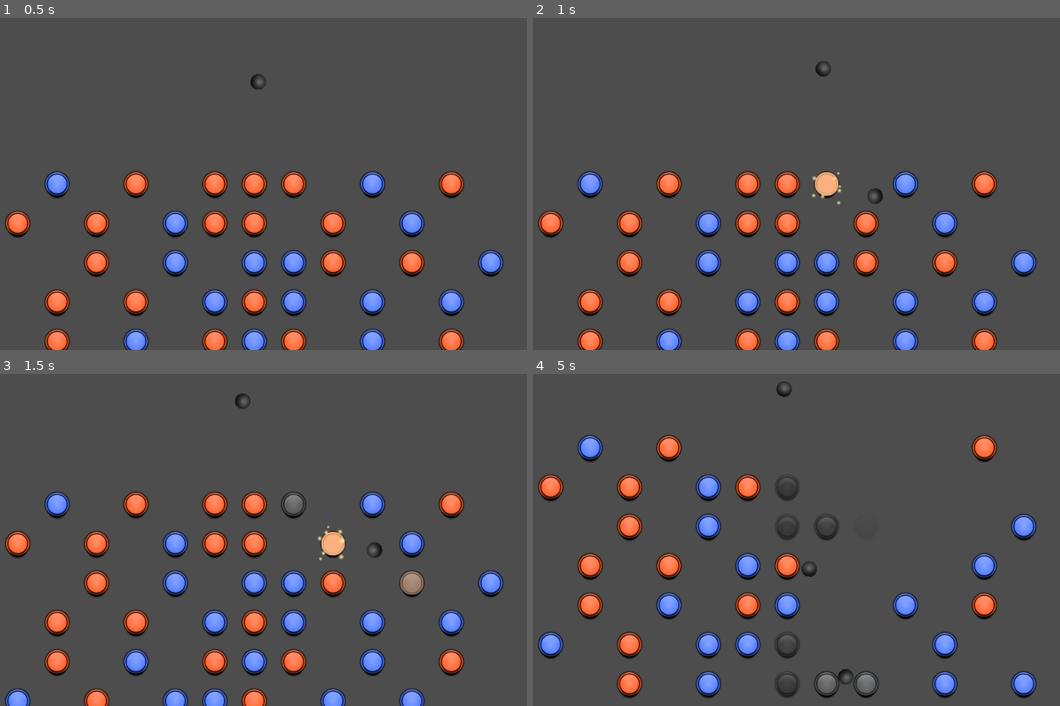
Above: before the commit, frames 1-4 (two rows, left to right).
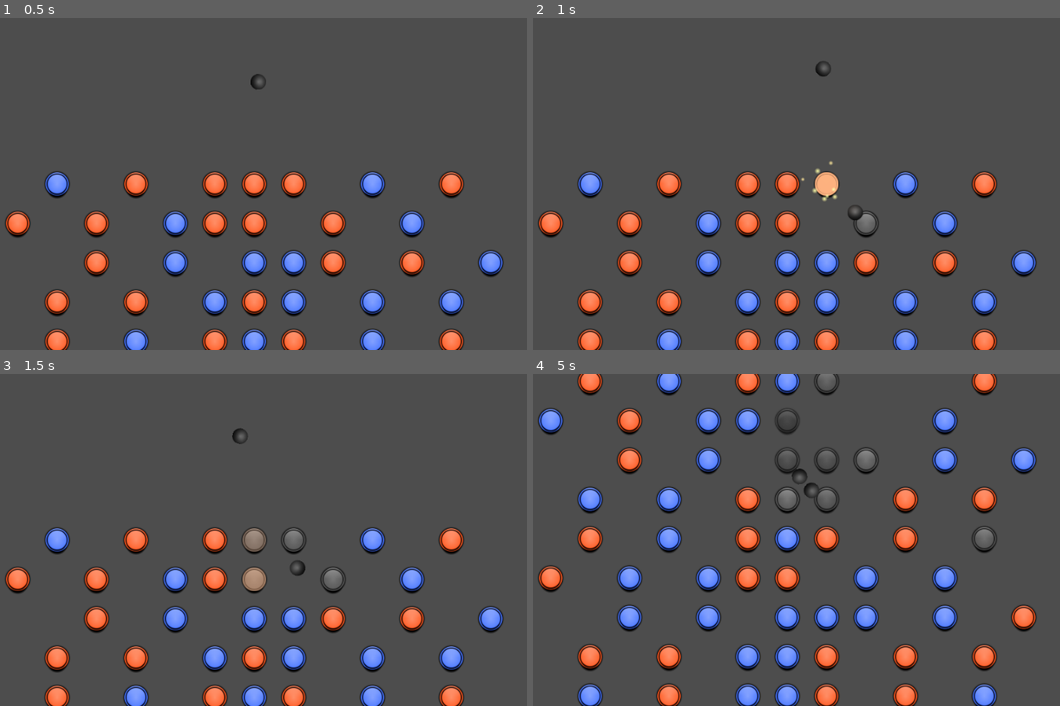
Above: after the commit, the same moments.

Repository: troglodyte97/poggle
Game: Godot game, scene res://scenes/prototyping/test_game/testing.tscn
Same seed, same stepped clock (60 frames per second), same inputs: the game is played once before the commit and once after it. The project has no main scene, so this scene is started directly.
Inputs (mouse positions are in pixels of both pictures, inside the frame that each line leads up to):
- Up to frame 1 (0.5 s): no input
- Up to frame 2 (1 s): move the mouse to (917, 167) at 0.52 s; click (917, 167) at 0.6 s
- Up to frame 3 (1.5 s): move the mouse to (137, 556) at 1.27 s; tap I at 1.35 s
- Up to frame 4 (5 s): move the mouse to (843, 466) at 2.02 s; click (843, 466) at 2.1 s; move the mouse to (759, 606) at 2.77 s; tap I at 2.85, 4.35 s; move the mouse to (965, 589) at 3.52 s; click (965, 589) at 3.6 s; move the mouse to (612, 490) at 4.27 s

Frame 1 is identical in both runs. In frame 2, 0.5% of the frame differs, in the area x 50-67%, y 43-66%; in frame 3, 17%; in frame 4, 26%, in the area x 0-96%, y 0-100%.

Commit message:
Work on revisioned game mode, infinite fall down a grid.

Diff:
--- a/entities/ball/entity_ball.gd
+++ b/entities/ball/entity_ball.gd
@@ -1,4 +1,17 @@
 class_name EntityBall
 extends RigidBody2D
 
+@export var velocity_limit: float = 400.0
+
+var gravity: float
+
 signal triggered_peg(peg: EntityPeg)
+
+
+func _ready() -> void:
+	gravity = ProjectSettings.get_setting("physics/2d/default_gravity")
+
+
+func _integrate_forces(state: PhysicsDirectBodyState2D) -> void:
+	if state.linear_velocity.y >= velocity_limit:
+		state.apply_central_force(Vector2(0, -state.linear_velocity.y))
--- a/entities/ball/entity_ball.tscn
+++ b/entities/ball/entity_ball.tscn
@@ -1,11 +1,10 @@
-[gd_scene load_steps=6 format=3 uid="uid://ba4a4pke78i2c"]
+[gd_scene load_steps=5 format=3 uid="uid://ba4a4pke78i2c"]
 
 [ext_resource type="Texture2D" uid="uid://bbdf750oai5ur" path="res://entities/ball/assets/sprites/ball.png" id="1_el0vl"]
 [ext_resource type="Script" uid="uid://bmsf6ou31o3ag" path="res://entities/ball/entity_ball.gd" id="1_mrcv6"]
-[ext_resource type="Script" uid="uid://bp2tjxo341wkj" path="res://entities/ball/ball_effect.gd" id="3_m1r5q"]
 
 [sub_resource type="PhysicsMaterial" id="PhysicsMaterial_mrcv6"]
-bounce = 1.0
+bounce = 0.8
 
 [sub_resource type="CircleShape2D" id="CircleShape2D_mrcv6"]
 radius = 12.369317
@@ -20,6 +19,3 @@
 [node name="Sprite" type="Sprite2D" parent="."]
 scale = Vector2(0.1, 0.1)
 texture = ExtResource("1_el0vl")
-
-[node name="BallEffect" type="Node2D" parent="."]
-script = ExtResource("3_m1r5q")
--- a/entities/peg/entity_peg.gd
+++ b/entities/peg/entity_peg.gd
@@ -1,8 +1,9 @@
 class_name EntityPeg
-extends RigidBody2D
+extends AnimatableBody2D
 
 @export_group("Node Setup")
 @export var state_machine: StateMachine
+@export var hit_area: Area2D
 
 @export_subgroup("Effects")
 @export var animations: AnimationPlayer
--- a/entities/peg/entity_peg.tscn
+++ b/entities/peg/entity_peg.tscn
@@ -12,10 +12,6 @@
 [ext_resource type="Script" uid="uid://b1mraxn31isya" path="res://entities/peg/states/hit.gd" id="9_pf0fw"]
 [ext_resource type="Script" uid="uid://l7d88vij4sty" path="res://tools/troglodyte/note_player/note_player.gd" id="11_whuak"]
 [ext_resource type="AudioStream" uid="uid://befwjdhdjxpjh" path="res://entities/peg/assets/audio/pop2.wav" id="12_tbf1p"]
-
-[sub_resource type="PhysicsMaterial" id="PhysicsMaterial_gck2o"]
-bounce = 0.25
-absorbent = true
 
 [sub_resource type="CircleShape2D" id="CircleShape2D_b4s81"]
 radius = 17.492855
@@ -244,7 +240,7 @@
 tracks/2/keys = {
 "times": PackedFloat32Array(0, 0.5),
 "transitions": PackedFloat32Array(1, 1),
-"update": 1,
+"update": 0,
 "values": [true, false]
 }
 tracks/3/type = "value"
@@ -256,7 +252,7 @@
 tracks/3/keys = {
 "times": PackedFloat32Array(0, 0.5),
 "transitions": PackedFloat32Array(1, 1),
-"update": 1,
+"update": 0,
 "values": [true, false]
 }
 
@@ -267,14 +263,13 @@
 &"hit_effect": SubResource("Animation_pf0fw")
 }
 
-[node name="EntityPeg" type="RigidBody2D" node_paths=PackedStringArray("state_machine", "animations", "hit_light", "particles", "hit_sound", "sprite_container", "main_sprite")]
-physics_material_override = SubResource("PhysicsMaterial_gck2o")
-freeze = true
-freeze_mode = 1
-contact_monitor = true
-max_contacts_reported = 1
+[sub_resource type="CircleShape2D" id="CircleShape2D_whuak"]
+radius = 21.095022
+
+[node name="EntityPeg" type="AnimatableBody2D" node_paths=PackedStringArray("state_machine", "hit_area", "animations", "hit_light", "particles", "hit_sound", "sprite_container", "main_sprite")]
 script = ExtResource("1_caf2o")
 state_machine = NodePath("StateMachine")
+hit_area = NodePath("HitArea")
 animations = NodePath("PegAnimations")
 hit_light = NodePath("HitEffects/HitLight")
 particles = NodePath("HitEffects/Particles")
@@ -358,4 +353,7 @@
 &"": SubResource("AnimationLibrary_bkdwp")
 }
 
-[connection signal="body_entered" from="." to="." method="_on_body_entered"]
+[node name="HitArea" type="Area2D" parent="."]
+
+[node name="HitCollision" type="CollisionShape2D" parent="HitArea"]
+shape = SubResource("CircleShape2D_whuak")
--- a/entities/peg/states/peg_state.gd
+++ b/entities/peg/states/peg_state.gd
@@ -21,5 +21,5 @@
 func _ready() -> void:
 	await owner.ready
 	peg = owner as EntityPeg
-	peg.body_entered.connect(validate_collision)
+	peg.hit_area.body_entered.connect(validate_collision)
 	assert(peg != null, "Must be child of Peg")
--- /dev/null
+++ b/scenes/prototyping/infinite-generation/infinite_generation.gd
@@ -0,0 +1 @@
+extends Node2D
--- /dev/null
+++ b/scenes/prototyping/infinite-generation/infinite_generation.tscn
@@ -0,0 +1,24 @@
+[gd_scene load_steps=4 format=3 uid="uid://b25ms53ptlan6"]
+
+[ext_resource type="Script" uid="uid://i0c5h40r7w4y" path="res://scenes/prototyping/infinite-generation/infinite_generation.gd" id="1_80l28"]
+
+[sub_resource type="WorldBoundaryShape2D" id="WorldBoundaryShape2D_umis0"]
+normal = Vector2(1, 0)
+
+[sub_resource type="WorldBoundaryShape2D" id="WorldBoundaryShape2D_fc4d4"]
+normal = Vector2(-1, 0)
+
+[node name="InfiniteGeneration" type="Node2D"]
+script = ExtResource("1_80l28")
+
+[node name="GameWallLeft" type="StaticBody2D" parent="."]
+position = Vector2(32, 272)
+
+[node name="CollisionShape2D" type="CollisionShape2D" parent="GameWallLeft"]
+shape = SubResource("WorldBoundaryShape2D_umis0")
+
+[node name="GameWallRight" type="StaticBody2D" parent="."]
+position = Vector2(928, 272)
+
+[node name="CollisionShape2D" type="CollisionShape2D" parent="GameWallRight"]
+shape = SubResource("WorldBoundaryShape2D_fc4d4")
Not shown, added: scenes/prototyping/infinite-generation/infinite_generation.gd.uid
Not shown, added: .gitignore
